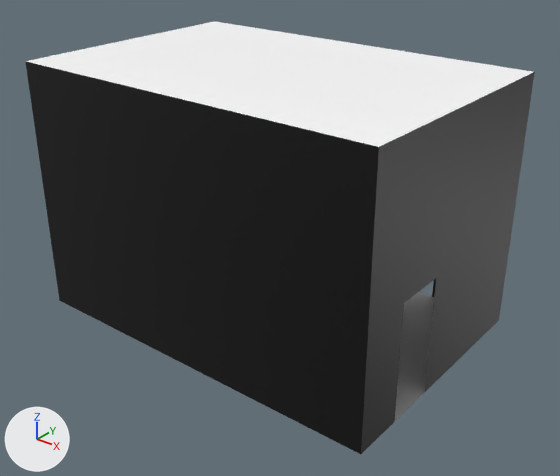
The FBX model Assets/Environment/SM_Room_Left.fbx, before and after one commit.
Before and after are seen from a camera (50 mm lens) standing at (12.12, -18.09, 8.25) and looking at (3.8, -7.69, 1.8). Lighting does not change. The marker at lower left points along +X, +Y and +Z. Where no turn or scale is listed for an object, it has been applied to the vertices.

Names of what the first picture shows: 'SM_Room_Left'.
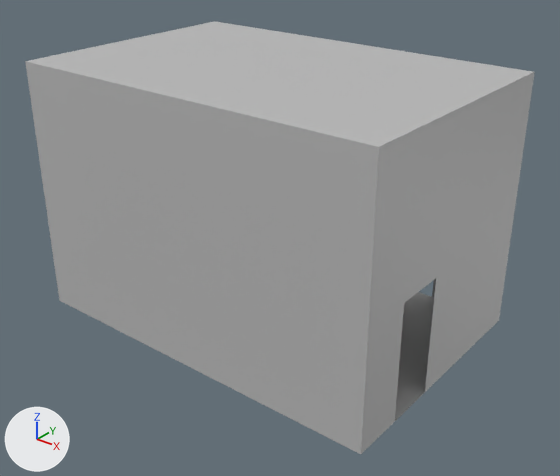
The newer file is also turned or shifted as a whole; pictures and numbers use the older file's frame.

Location of each change, [x1, y1, x2, y2] in pixels of the pictures (560 x 476 px):
part 1 of me_mesh, recoloured (black to grey): [25, 54, 535, 454] in both
part 2 of me_mesh, recoloured (white to grey): [26, 21, 533, 147] in both

The change, as a diff of the scene's bpy script:
```diff
--- a/Assets/Environment/SM_Room_Left.fbx.py
+++ b/Assets/Environment/SM_Room_Left.fbx.py
@@ me_mesh @@
 me_mesh.from_pydata(...)  # 44 vertices, 44 faces; spans x -5.5..2.0, y -5.0..0.0, z 0.0..5.0
 # used by ob_sm_room_left; location = (5.25, -5.0, 0.0)
+# me_mesh part 1: all 22 faces that had it switch from mat_lambert117 (black #000000) to mat_lambert116 (grey #bcbcbc)
+# me_mesh part 2: all 9 faces that had it switch from mat_lambert118 (white #ffffff) to mat_lambert116 (grey #bcbcbc)
```
